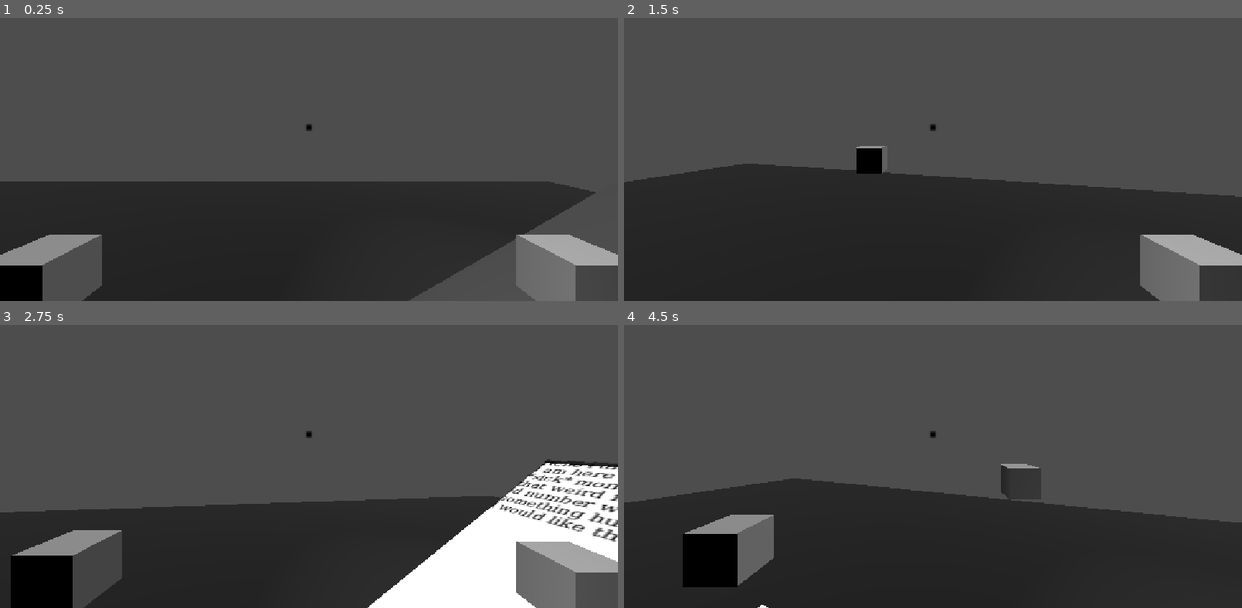
Above: before the commit, frames 1-4 (two rows, left to right).
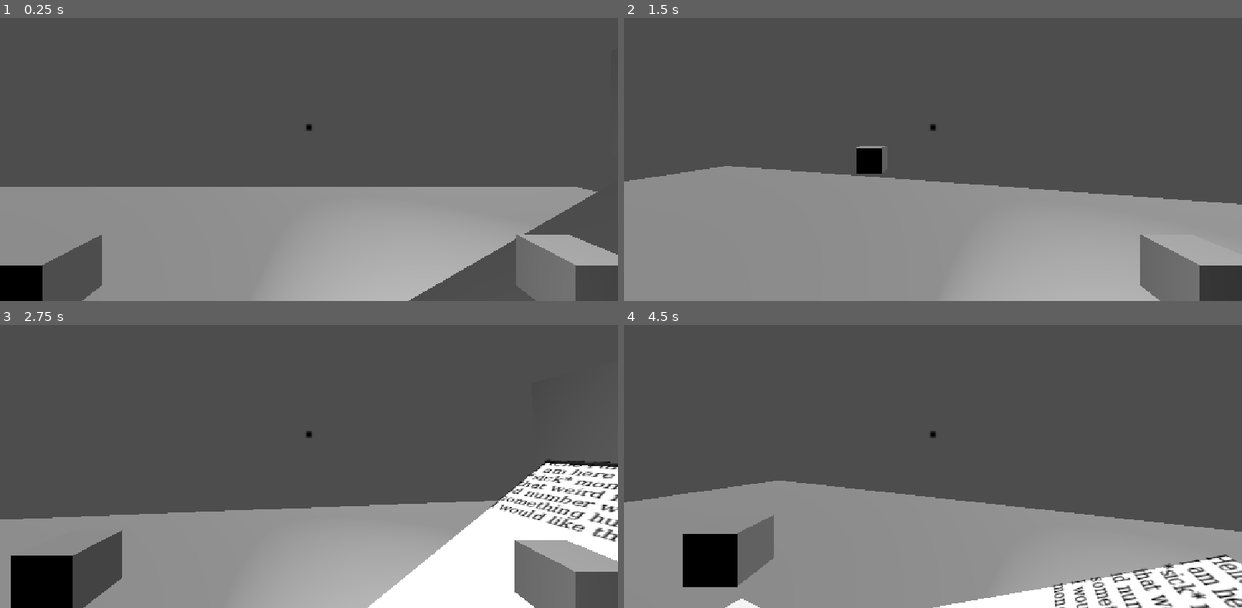
Above: after the commit, the same moments.

Repository: KnownLedge/Trust-Fund-No-One
Game: Godot game, scene res://Scenes/Locations/TestPhoneCallRoom.tscn
Two runs of this game, one before a commit and one after it. Both use one fixed random seed, a clock stepped at 60 frames per second and the inputs below. This scene is started directly instead of the project's main scene. Sound files missing from this copy of the repository are replaced by a short silence.
Inputs (mouse positions are in pixels of both pictures, inside the frame that each line leads up to):
- Up to frame 1 (0.25 s): no input
- Up to frame 2 (1.5 s): tap Enter at 0.5 s; move the mouse to (963, 125) at 0.52 s; press the mouse at (963, 125) at 0.53 s; hold E (RightDrop) 0.53-1.28 s; move the mouse to (902, 128) at 1.27 s; release the mouse at (902, 128) at 1.28 s; hold Q (LeftDrop) from 1.28 s (still down); tap 1 (NumpadOne) at 1.35 s; click (902, 128) at 1.42 s
- Up to frame 3 (2.75 s): move the mouse to (321, 429) at 2.02 s; release Q (LeftDrop) at 2.03 s; hold E (RightDrop) from 2.03 s (still down); tap 3 (NumpadThree) at 2.1 s; click (321, 429) at 2.17 s
- Up to frame 4 (4.5 s): move the mouse to (926, 441) at 2.77 s; tap 2 (NumpadTwo) at 2.85 s; click (926, 441) at 2.92 s; move the mouse to (976, 438) at 3.52 s; release E (RightDrop) at 3.53 s; hold Right mouse button (RightClick) 3.53-4.28 s; hold Q (LeftDrop) from 3.53 s (still down); click (976, 438) at 3.67 s; move the mouse to (883, 429) at 4.27 s; click (883, 429) at 4.35 s

The runs differ from the first frame. In frame 1, 31% of the frame differs, in the area x 0-97%, y 57-100%; in frame 2, 40%, in the area x 0-100%, y 51-100%; in frame 3, 22%; in frame 4, 36%.

Commit message:
Real floor (real)
items can no longer phase through the floor, also theres envelopes that get printed now, they don't do anything yet

Diff:
--- a/trust-fund-no-one/Scenes/Locations/TestPhoneCallRoom.tscn
+++ b/trust-fund-no-one/Scenes/Locations/TestPhoneCallRoom.tscn
@@ -7,6 +7,7 @@
 [ext_resource type="Resource" uid="uid://bpoeu13yq4lex" path="res://Resources/PhoneCalls/TestCallResource.tres" id="4_m8b3x"]
 [ext_resource type="Resource" uid="uid://b4fipirvhai1q" path="res://Resources/PhoneCalls/TestCallResource2.tres" id="5_m8b3x"]
 [ext_resource type="PackedScene" uid="uid://yj4baxphh5o1" path="res://Scenes/Objects/player_character.tscn" id="7_5avas"]
+[ext_resource type="PackedScene" uid="uid://g3rdvfosjp4u" path="res://Scenes/Objects/client_envelope.tscn" id="8_6c2xg"]
 
 [sub_resource type="StandardMaterial3D" id="StandardMaterial3D_b560c"]
 albedo_color = Color(0.07123137, 0.07123139, 0.07123137, 1)
@@ -17,6 +18,10 @@
 [sub_resource type="StandardMaterial3D" id="StandardMaterial3D_6c2xg"]
 albedo_color = Color(0.19506672, 0.19506672, 0.19506669, 1)
 
+[sub_resource type="BoxMesh" id="BoxMesh_b560c"]
+
+[sub_resource type="BoxShape3D" id="BoxShape3D_b560c"]
+
 [node name="Node3D" type="Node3D" unique_id=669103898]
 
 [node name="DirectionalLight3D" type="DirectionalLight3D" parent="." unique_id=1064881583]
@@ -24,7 +29,19 @@
 shadow_enabled = true
 
 [node name="CSGBox3D" type="CSGBox3D" parent="." unique_id=720787460]
-transform = Transform3D(1, 0, 0, 0, 1, 0, 0, 0, 1, -0.15047169, -0.75028145, -1.2734789)
+transform = Transform3D(1, 0, 0, 0, 1, 0, 0, 0, 1, -0.15047169, -0.75028145, 21.502068)
+use_collision = true
+size = Vector3(14.204834, 1, 12.450684)
+material = SubResource("StandardMaterial3D_b560c")
+
+[node name="CSGBox3D2" type="CSGBox3D" parent="." unique_id=874764636]
+transform = Transform3D(1, 0, 0, 0, 1, 0, 0, 0, 1, 16.977829, -0.84539354, -1.2734789)
+use_collision = true
+size = Vector3(14.204834, 1, 12.450684)
+material = SubResource("StandardMaterial3D_b560c")
+
+[node name="CSGBox3D3" type="CSGBox3D" parent="." unique_id=56084225]
+transform = Transform3D(1, 0, 0, 0, 1, 0, 0, 0, 1, 20.124146, -0.99793637, -1.2734789)
 use_collision = true
 size = Vector3(14.204834, 1, 12.450684)
 material = SubResource("StandardMaterial3D_b560c")
@@ -33,19 +50,21 @@
 transform = Transform3D(-4.371139e-08, 0, -1, 0, 1, 0, 1, 0, -4.371139e-08, 0.5504675, 0.61030287, -1.9061551)
 
 [node name="TranslationPaper" parent="." unique_id=1622646215 instance=ExtResource("1_5osie")]
-transform = Transform3D(-3.6796315e-08, -0.5397871, -0.8418016, -2.3594843e-08, 0.8418016, -0.5397871, 1, 0, -4.371139e-08, 3.6031175, 0.3339519, -1.6503663)
+transform = Transform3D(-3.6796315e-08, -0.5397871, -0.8418016, -2.3594843e-08, 0.8418016, -0.5397871, 1, 0, -4.371139e-08, 13.503822, -2.4785347, -1.6503663)
 
-[node name="CallManager" type="CSGBox3D" parent="." unique_id=352411944 node_paths=PackedStringArray("audio_player", "printer_obj")]
-transform = Transform3D(1, 0, 0, 0, 1, 0, 0, 0, 1, 2.5390913, 0.25792444, 0)
+[node name="CallManager" type="CSGBox3D" parent="." unique_id=352411944 node_paths=PackedStringArray("audio_player", "printer_obj", "client_envelope")]
+transform = Transform3D(1, 0, 0, 0, 1, 0, 0, 0, 1, 2.6054313, 0.25792444, -1.2588937)
 script = ExtResource("2_v1l8c")
 audio_player = NodePath("AudioStreamPlayer3D")
 printer_obj = NodePath("../Printer")
 call_resources = Array[ExtResource("3_nseqs")]([ExtResource("4_m8b3x"), ExtResource("5_m8b3x"), ExtResource("5_m8b3x")])
+client_envelope = NodePath("../Client Envelope")
+eject_pos = Vector3(1.7015734, 0.25792444, -1.2588937)
 
 [node name="AudioStreamPlayer3D" type="AudioStreamPlayer3D" parent="CallManager" unique_id=897908222]
 
 [node name="Printer" type="CSGBox3D" parent="." unique_id=466695275 node_paths=PackedStringArray("call_manager", "paper_obj")]
-transform = Transform3D(1, 0, 0, 0, 1, 0, 0, 0, 1, 1.7856383, 0.038092285, -1.2677567)
+transform = Transform3D(1, 0, 0, 0, 1, 0, 0, 0, 1, 3.2882917, 1.2303375, -2.7127712)
 size = Vector3(1, 0.6040039, 1)
 script = ExtResource("3_v1l8c")
 call_manager = NodePath("../CallManager")
@@ -73,3 +92,15 @@
 transform = Transform3D(1.7763568e-15, -1, 5.9604645e-08, -4.371139e-08, -5.9604645e-08, -1, 1, 0, -4.371139e-08, 2.6563246, 0.9306128, -2.492978)
 size = Vector3(1.05, 0.1283164, 0.1609497)
 material = SubResource("StandardMaterial3D_6c2xg")
+
+[node name="Client Envelope" parent="." unique_id=1782779634 instance=ExtResource("8_6c2xg")]
+transform = Transform3D(1, 0, 0, 0, 1, 0, 0, 0, 1, 0.8278656, -2.635202, -6.239491)
+
+[node name="FloorMesh" type="StaticBody3D" parent="." unique_id=495443561]
+transform = Transform3D(14.347307, 0, 0, 0, 1, 0, 0, 0, 11.37093, -0.15047169, -0.75028145, -1.2734789)
+
+[node name="MeshInstance3D" type="MeshInstance3D" parent="FloorMesh" unique_id=902982730]
+mesh = SubResource("BoxMesh_b560c")
+
+[node name="CollisionShape3D" type="CollisionShape3D" parent="FloorMesh" unique_id=620270344]
+shape = SubResource("BoxShape3D_b560c")
--- /dev/null
+++ b/trust-fund-no-one/Scenes/Objects/client_envelope.tscn
@@ -0,0 +1,29 @@
+[gd_scene format=3 uid="uid://g3rdvfosjp4u"]
+
+[sub_resource type="StandardMaterial3D" id="StandardMaterial3D_itf3o"]
+albedo_color = Color(0.5389053, 0.46411687, 0.112951525, 1)
+
+[sub_resource type="BoxShape3D" id="BoxShape3D_b560c"]
+size = Vector3(1.0585938, 0.058044434, 0.6309204)
+
+[node name="Client Envelope" type="RigidBody3D" unique_id=1782779634]
+collision_layer = 17
+collision_mask = 17
+freeze = true
+metadata/hold_rotation = Vector3(25, 0, 0)
+metadata/stamp_value = 0
+
+[node name="CSGBox3D" type="CSGBox3D" parent="." unique_id=157123599]
+transform = Transform3D(1, 0, 0, 0, 1, 0, 0, 0, 1, 0.024108887, 0.019348145, -0.006652832)
+use_collision = true
+size = Vector3(1.0482178, 0.040161133, 0.64294434)
+material = SubResource("StandardMaterial3D_itf3o")
+
+[node name="CollisionShape3D" type="CollisionShape3D" parent="." unique_id=1872785895]
+transform = Transform3D(1, 0, 0, 0, 1, 0, 0, 0, 1, 0.029296875, 0.026763916, 0.01473999)
+shape = SubResource("BoxShape3D_b560c")
+disabled = true
+
+[node name="Label3D" type="Label3D" parent="." unique_id=1053752900]
+transform = Transform3D(1, 0, 0, 0, -4.371139e-08, 1, 0, -1, -4.371139e-08, 0, 0.09941304, 0)
+text = "CLIENT 1"
--- a/trust-fund-no-one/Scenes/Objects/player_character.tscn
+++ b/trust-fund-no-one/Scenes/Objects/player_character.tscn
@@ -3,13 +3,15 @@
 [ext_resource type="Script" uid="uid://diqmqb74kp5t" path="res://Scripts/NodeScripts/player_controller.gd" id="1_3ejmg"]
 [ext_resource type="Texture2D" uid="uid://e51fhf5noi5g" path="res://Textures/pixelartDot.png" id="2_i3yby"]
 
-[node name="Player" type="Node3D" unique_id=207456662 node_paths=PackedStringArray("head", "camera", "left_hand", "right_hand", "ray")]
+[node name="Player" type="Node3D" unique_id=207456662 node_paths=PackedStringArray("head", "camera", "left_hand", "right_hand", "ray", "left_ray", "right_ray")]
 script = ExtResource("1_3ejmg")
 head = NodePath("Head")
 camera = NodePath("Head/Camera3D")
 left_hand = NodePath("Head/Camera3D/Left Hand")
 right_hand = NodePath("Head/Camera3D/Right Hand")
 ray = NodePath("Head/Camera3D/RayCast3D")
+left_ray = NodePath("Head/Camera3D/LeftCast3D")
+right_ray = NodePath("Head/Camera3D/RightCast3D")
 default_left_hold = Vector3(-0.14, -0.04, -2.3)
 default_right_hold = Vector3(0.14, -0.04, -2.3)
 
@@ -20,6 +22,16 @@
 [node name="RayCast3D" type="RayCast3D" parent="Head/Camera3D" unique_id=599415049]
 target_position = Vector3(0, 0, -3)
 collision_mask = 16
+collide_with_areas = true
+
+[node name="LeftCast3D" type="RayCast3D" parent="Head/Camera3D" unique_id=802782192]
+target_position = Vector3(0, 0, -3)
+collision_mask = 239
+collide_with_areas = true
+
+[node name="RightCast3D" type="RayCast3D" parent="Head/Camera3D" unique_id=1473955017]
+target_position = Vector3(0, 0, -3)
+collision_mask = 239
 collide_with_areas = true
 
 [node name="Left Hand" type="CSGBox3D" parent="Head/Camera3D" unique_id=1866637286]
--- a/trust-fund-no-one/Scenes/Objects/translation_paper.tscn
+++ b/trust-fund-no-one/Scenes/Objects/translation_paper.tscn
@@ -3,7 +3,7 @@
 [ext_resource type="Script" uid="uid://b0ckddokxadiv" path="res://Scripts/NodeScripts/object_paper.gd" id="1_1yuby"]
 
 [sub_resource type="BoxShape3D" id="BoxShape3D_itf3o"]
-size = Vector3(1.0415039, 0.02810669, 1.5135498)
+size = Vector3(1.0415039, 0.19614029, 1.5135498)
 
 [sub_resource type="StandardMaterial3D" id="StandardMaterial3D_losvw"]
 
@@ -130,7 +130,7 @@
 metadata/hold_rotation = Vector3(66.4, 0, 0)
 
 [node name="CollisionShape3D" type="CollisionShape3D" parent="." unique_id=1771292032]
-transform = Transform3D(1, 0, 0, 0, 1, 0, 0, 0, 1, 0.0017089844, 0.0007171631, -0.0049438477)
+transform = Transform3D(1, 0, 0, 0, 1, 0, 0, 0, 1, 0.0017089844, -0.054681778, -0.0049438477)
 shape = SubResource("BoxShape3D_itf3o")
 disabled = true
 
--- a/trust-fund-no-one/Scripts/NodeScripts/call_manager.gd
+++ b/trust-fund-no-one/Scripts/NodeScripts/call_manager.gd
@@ -1,4 +1,4 @@
-extends Node
+extends Node3D
 
 @export var audio_player: AudioStreamPlayer3D
 
@@ -6,7 +6,41 @@
 
 @export var call_resources: Array[CallerResource]
 
+@export var client_envelope: Node3D
+
+@export var eject_pos: Vector3
+
+const EJECT_SPEED = 6
+
+var printing = false
+
+var tracked_envelopes = 0
+
+var printed_envelopes = 0
+
 var call_progress = 0
+
+func _ready() -> void:
+	receive_call_group()
+
+
+func print_envelope(delta: float):
+	var new_envelope =  client_envelope.duplicate()
+	get_parent().add_child(new_envelope)
+	new_envelope.get_node("Label3D").text = "Client " + str(printed_envelopes + 1)
+	new_envelope.global_position = global_position
+	while(new_envelope.position.distance_to(eject_pos) > 0.1):
+		new_envelope.global_position = lerp(new_envelope.global_position, eject_pos, EJECT_SPEED * delta)
+		await get_tree().create_timer(0.1).timeout
+	new_envelope.freeze = false
+	new_envelope.get_node("CollisionShape3D").disabled = false
+	printed_envelopes += 1
+
+
+func receive_call_group():
+	tracked_envelopes = -1
+	printed_envelopes = 0
+	printing = true
 
 func start_call(CallInfo: CallerResource):
 	audio_player.stream = CallInfo.audio_track
@@ -14,6 +48,16 @@
 	printer_obj.start_translation(CallInfo.call_translation)
 
 func _process(delta: float) -> void:
+
+	if(printing):
+		if(tracked_envelopes < printed_envelopes):
+			tracked_envelopes = printed_envelopes
+			if(printed_envelopes < 3):
+				print_envelope(delta)
+				print("printing envelope")
+			else:
+				printing = false
+
 	if(Input.is_action_just_pressed("NumpadOne")):
 		start_call(call_resources[0])
 	if(Input.is_action_just_pressed("NumpadTwo")):
--- a/trust-fund-no-one/Scripts/NodeScripts/player_controller.gd
+++ b/trust-fund-no-one/Scripts/NodeScripts/player_controller.gd
@@ -18,6 +18,10 @@
 @export var right_hand: Node3D
 
 @export var ray: RayCast3D
+
+@export var left_ray: RayCast3D
+
+@export var right_ray: RayCast3D
 
 @export var default_left_hold: Vector3
 
@@ -50,7 +54,7 @@
 	if event is InputEventMouseMotion:
 		head.rotate_y(-event.relative.x * SENSITIVITY)
 		camera.rotate_x(-event.relative.y * SENSITIVITY)
-		camera.rotation.x = clamp(camera.rotation.x, deg_to_rad(-40), deg_to_rad(60))
+		camera.rotation.x = clamp(camera.rotation.x, deg_to_rad(-90), deg_to_rad(60))
 
 
 func _process(delta: float) -> void:
@@ -61,18 +65,26 @@
 
 
 	if(Input.is_action_just_pressed("LeftDrop")):
-		drop_item(left_hand, left_item,left_hover_pos)
+		drop_item(left_hand, left_item,left_hover_pos,left_ray)
 		left_item = null
 	if(Input.is_action_just_pressed("RightDrop")):
-		drop_item(right_hand, right_item, right_hover_pos)
+		drop_item(right_hand, right_item, right_hover_pos,right_ray)
 		right_item = null
 
+	left_ray.target_position = left_hand.position
 
-func drop_item(hand, hand_item, hover_pos):
+	right_ray.target_position = right_hand.position
+
+
+func drop_item(hand, hand_item:Node3D, hover_pos, hand_ray:RayCast3D):
 	if(hand_item != null):
 		hand_item.reparent(get_parent())
 		if(hand_item is RigidBody3D):
 			hand_item.freeze = false
+		if(hand_ray.is_colliding()):
+			hand_item.global_position = hand_ray.get_collision_point()
+		hand_item.translate(Vector3(0,0.3,0))
+
 
 		hand_item = null
 		hand.position = hover_pos
@@ -109,6 +121,12 @@
 		if(left_hand.position.distance_to(left_hover_pos) < 2):
 			left_hold_pos = default_left_hold
 
+	if(left_ray.is_colliding() and left_ray.get_collider() != left_item):
+		left_hand.global_position = left_ray.get_collision_point()
+		left_hand.position = lerp(left_hand.position, left_hover_pos, delta * HAND_RETURN)
+
+
+
 	#Ideally left and right hand would share code through functions to speed up bug fixing, but i wanna risk avoiding the headache of doing that to save time
 	#so this should be the same code as above, but for the right hand
 
@@ -142,3 +160,7 @@
 		right_hand.position = lerp(right_hand.position, right_hover_pos, delta * HAND_RETURN)
 		if(right_hand.position.distance_to(right_hover_pos) < 2):
 			right_hold_pos = default_right_hold
+
+	if(right_ray.is_colliding() and right_ray.get_collider() != right_item):
+		right_hand.global_position = right_ray.get_collision_point()
+		right_hand.position = lerp(right_hand.position, right_hover_pos, delta * HAND_RETURN)
